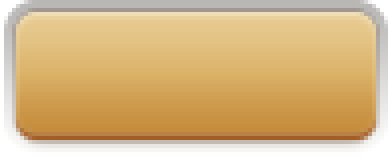
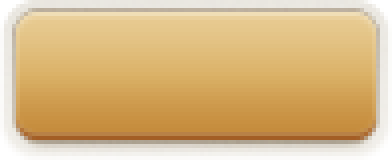
Revision of a layered 392 × 160 image; what changed, layer by layer:
hid "pressed" over [0, 0, 392, 160]
added layer "presed_color" above "hover" over [0, 0, 392, 160]
